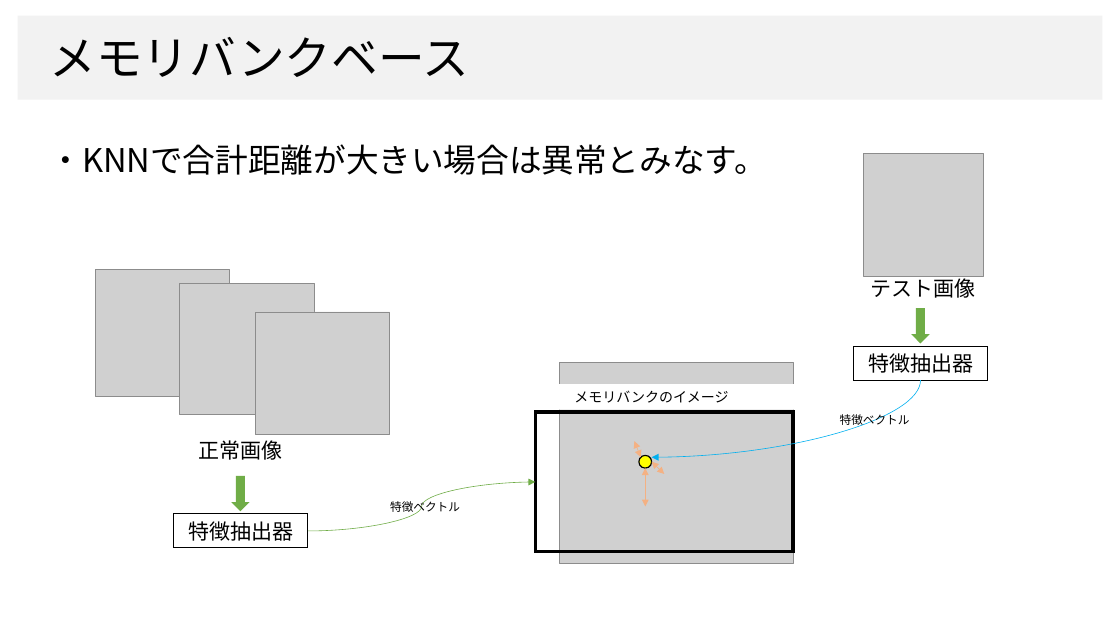
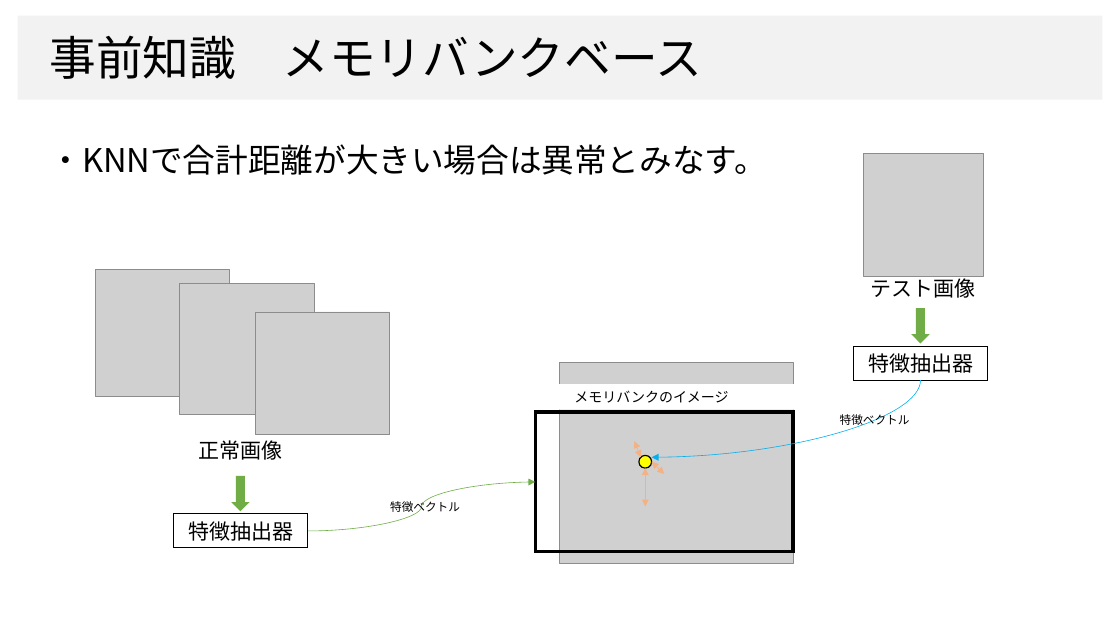
Before and after one commit to dhia-github/haselab-all, a slide deck: slide 7 of 発表資料/B4_上坂大樹_ゼミ用資料.pptx. Drawn at 1120x630 pixels with LibreOffice and Linux fonts; fonts in the diff are those of the drawing; grey boxes stand for pictures; background and template pictures are left out. Boxes give left, top, right and bottom in pixels: in the first picture for what was removed or moved away, otherwise in the second. Text is boxed around its words. In the diff, an @@ line names an element or a change of style, - is before the commit and + after.

```diff
--- a/発表資料/B4_上坂大樹_ゼミ用資料.pptx
+++ b/発表資料/B4_上坂大樹_ゼミ用資料.pptx
@@ text at [49,35,703,79]: text changed @@
-メモリバンクベース
+事前知識 メモリバンクベース
```
Also in this commit, not shown: 4 other slides changed, 6 slides added, 1 slide removed, 1 other file.
